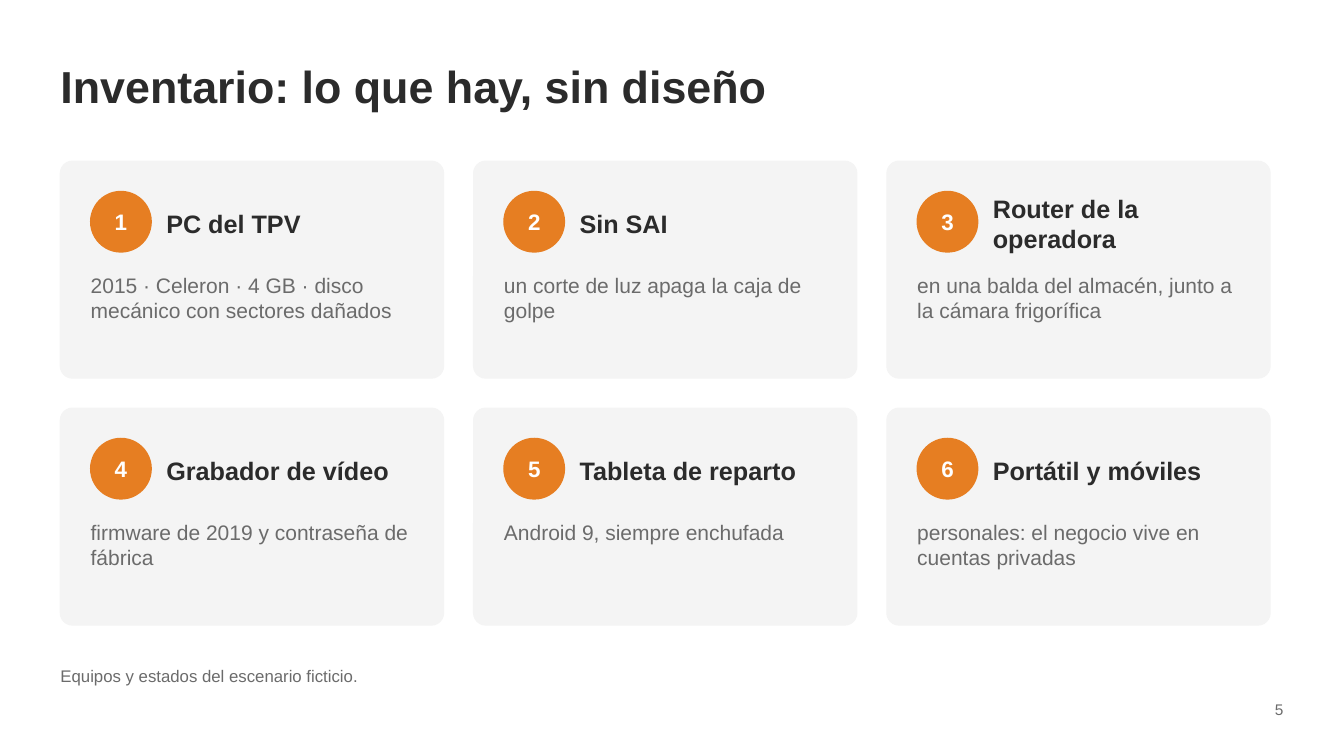
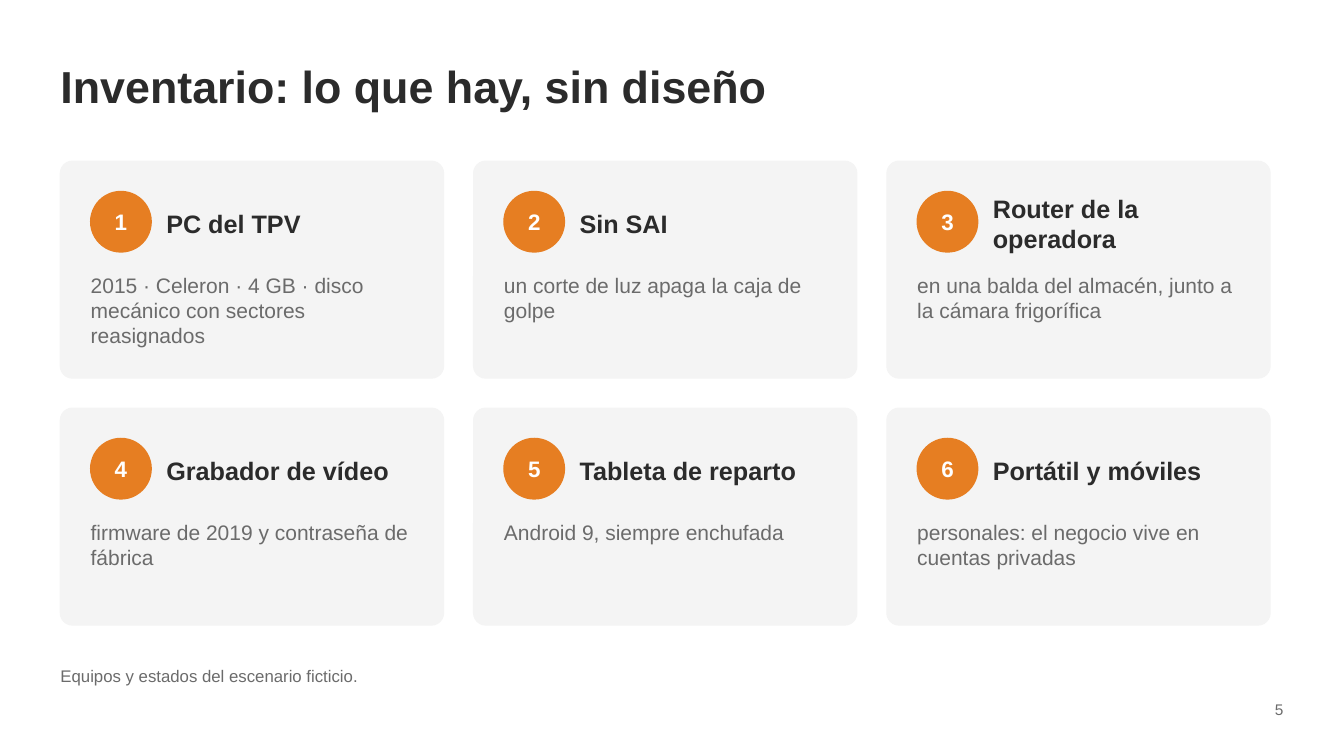
Before and after one commit to rocapv/kds-tpv-la-plancha, a slide deck: slide 5 of docs/reto1/reto1_presentacion.pptx. Drawn at 1344x756 pixels with LibreOffice and Linux fonts; fonts in the diff are those of the drawing. Boxes give left, top, right and bottom in pixels: in the first picture for what was removed or moved away, otherwise in the second. Text is boxed around its words. In the diff, an @@ line names an element or a change of style, - is before the commit and + after.

```diff
--- a/docs/reto1/reto1_presentacion.pptx
+++ b/docs/reto1/reto1_presentacion.pptx
@@ text at <box>91,278,364,348</box>: text changed @@
-2015 · Celeron · 4 GB · disco mecánico con sectores dañados
+2015 · Celeron · 4 GB · disco mecánico con sectores reasignados
```
Also in this commit, not shown: 8 other files.
